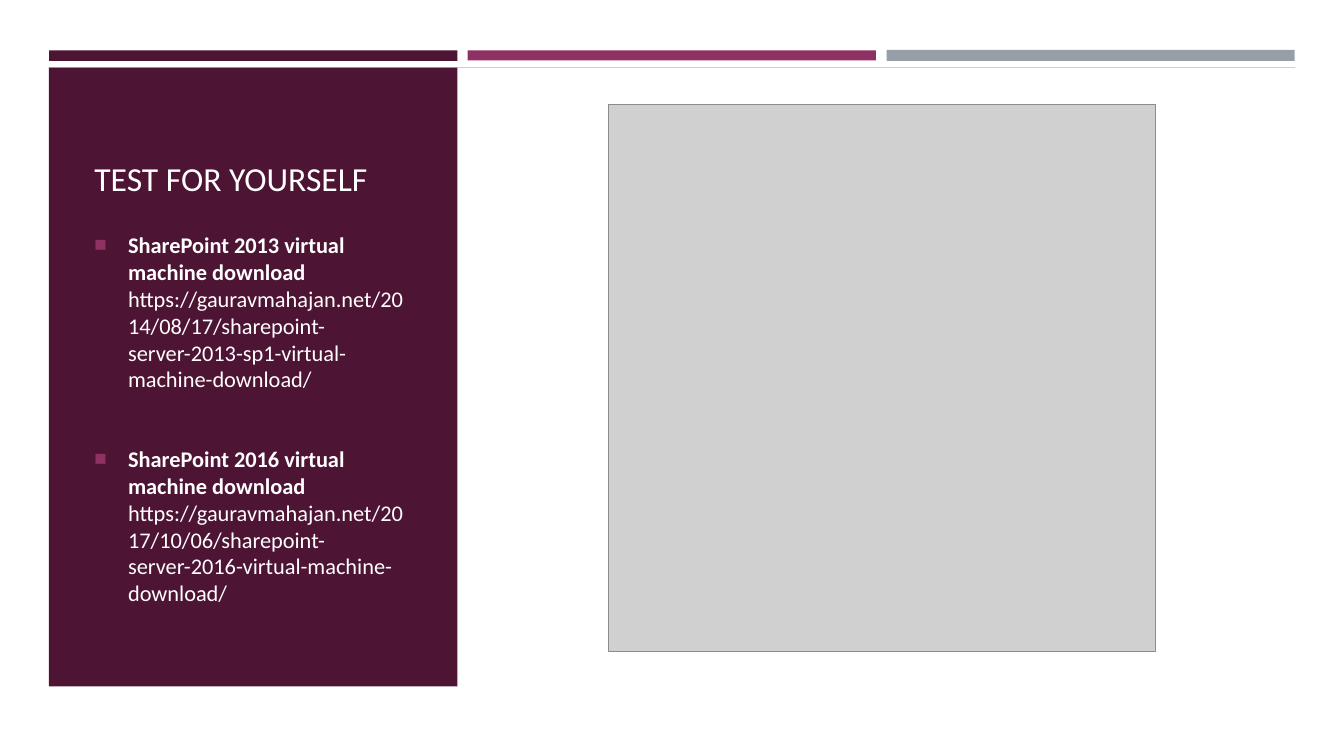
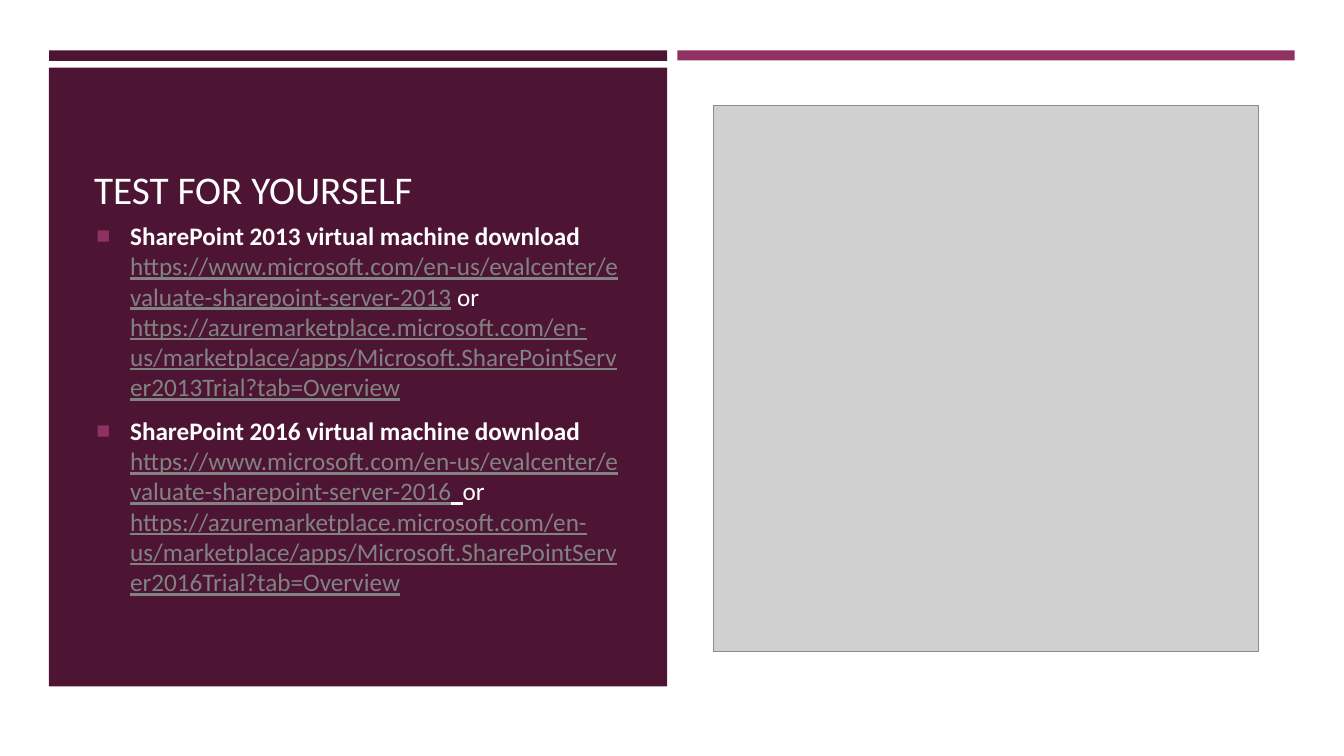
Before and after one commit to codingo/SharePoint-Security, a slide deck: slide 23 of SharePoint-Security.pptx. Drawn at 1344x756 pixels with LibreOffice and Linux fonts; fonts in the diff are those of the drawing; grey boxes stand for pictures. Boxes give left, top, right and bottom in pixels: in the first picture for what was removed or moved away, otherwise in the second. Text is boxed around its words. In the diff, an @@ line names an element or a change of style, - is before the commit and + after.

```diff
--- a/SharePoint-Security.pptx
+++ b/SharePoint-Security.pptx
@@ rectangle: place and size @@
-rectangle at [0,68,1344,756]
+rectangle at [0,0,1344,756]
@@ rectangle removed at [49,50,458,60] @@
@@ rectangle added at [49,50,667,60], fill #4D1434 @@
@@ rectangle removed at [468,50,876,60] @@
@@ rectangle added at [678,50,1295,60], fill #903163 @@
@@ rectangle removed at [886,50,1295,62] @@
@@ rectangle: place and size @@
-rectangle at [48,68,457,687]
+rectangle at [48,68,667,687]
@@ rectangle removed at [48,68,1296,199] @@
@@ rectangle: place and size @@
-rectangle at [468,69,1295,687]
+rectangle at [678,69,1295,687]
@@ title "TEST FOR YOURSELF": place and size @@
-title "TEST FOR YOURSELF" at [94,169,367,192]
+title "TEST FOR YOURSELF" at [94,178,412,205]
@@ title "TEST FOR YOURSELF" at [94,178,412,205]: size 24 to 28 pt @@
@@ picture: place and size @@
-picture at [609,105,1155,651]
+picture at [714,106,1259,651]
@@ text "SharePoint 2013 virtual machine download ..." at [130,227,618,596]: vertical alignment top to middle @@
@@ text at [130,227,618,596]: text changed; size 16 to 18 pt; text colour #FFFFFF to #828282 @@
-■ SharePoint 2013 virtual machine download https://gauravmahajan.net/2014/08/17/sharepoint-server-2013-sp1-virtual-machine-download/
-■ SharePoint 2016 virtual machine download https://gauravmahajan.net/2017/10/06/sharepoint-server-2016-virtual-machine-download/
+■ SharePoint 2013 virtual machine download https://www.microsoft.com/en-us/evalcenter/evaluate-sharepoint-server-2013 or https://azuremarketplace.microsoft.com/en-us/marketplace/apps/Microsoft.SharePointServer2013Trial?tab=Overview
+■ SharePoint 2016 virtual machine download https://www.microsoft.com/en-us/evalcenter/evaluate-sharepoint-server-2016 or https://azuremarketplace.microsoft.com/en-us/marketplace/apps/Microsoft.SharePointServer2016Trial?tab=Overview
```
Also in this commit, not shown: 4 other slides changed.
